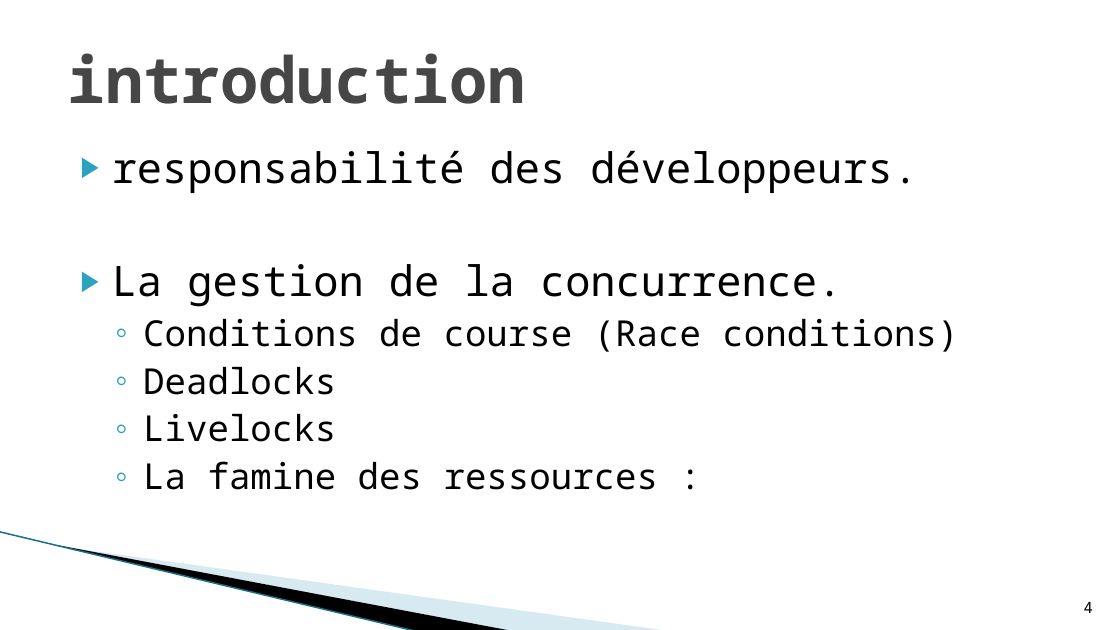
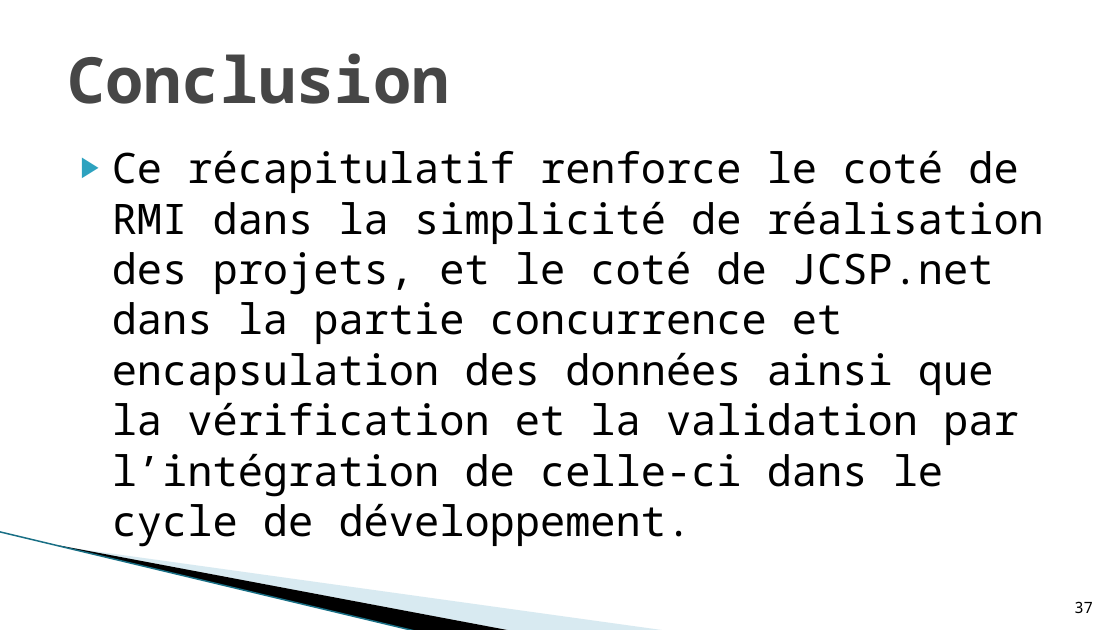
Before and after one commit to soufianeBenRahim/memoire-master, a slide deck: slide 37 of presentation-final.pptx (slide 4 before the commit). Drawn at 1120x630 pixels with LibreOffice and Linux fonts; fonts in the diff are those of the drawing; background and template pictures are left out. Boxes give left, top, right and bottom in pixels: in the first picture for what was removed or moved away, otherwise in the second. Text is boxed around its words. In the diff, an @@ line names an element or a change of style, - is before the commit and + after.

```diff
--- a/presentation-final.pptx
+++ b/presentation-final.pptx
@@ title at <box>67,53,450,104</box>: text changed @@
-introduction
+Conclusion
@@ text at <box>112,150,1044,547</box>: text changed; size 23 to 27 pt @@
-▶ responsabilité des développeurs.
-▶ La gestion de la concurrence.
-  ◦ Conditions de course (Race conditions)
-  ◦ Deadlocks
-  ◦ Livelocks
-  ◦ La famine des ressources :
+▶ Ce récapitulatif renforce le coté de RMI dans la simplicité de réalisation des projets, et le coté de JCSP.net dans la partie concurrence et encapsulation des données ainsi que la vérification et la validation par l’intégration de celle-ci dans le cycle de développement.
@@ page number at <box>1074,601,1093,613</box>: text changed @@
-4
+37
```
Also in this commit, not shown: 7 other slides changed, 20 slides added, 9 slides removed, 1 other file.
